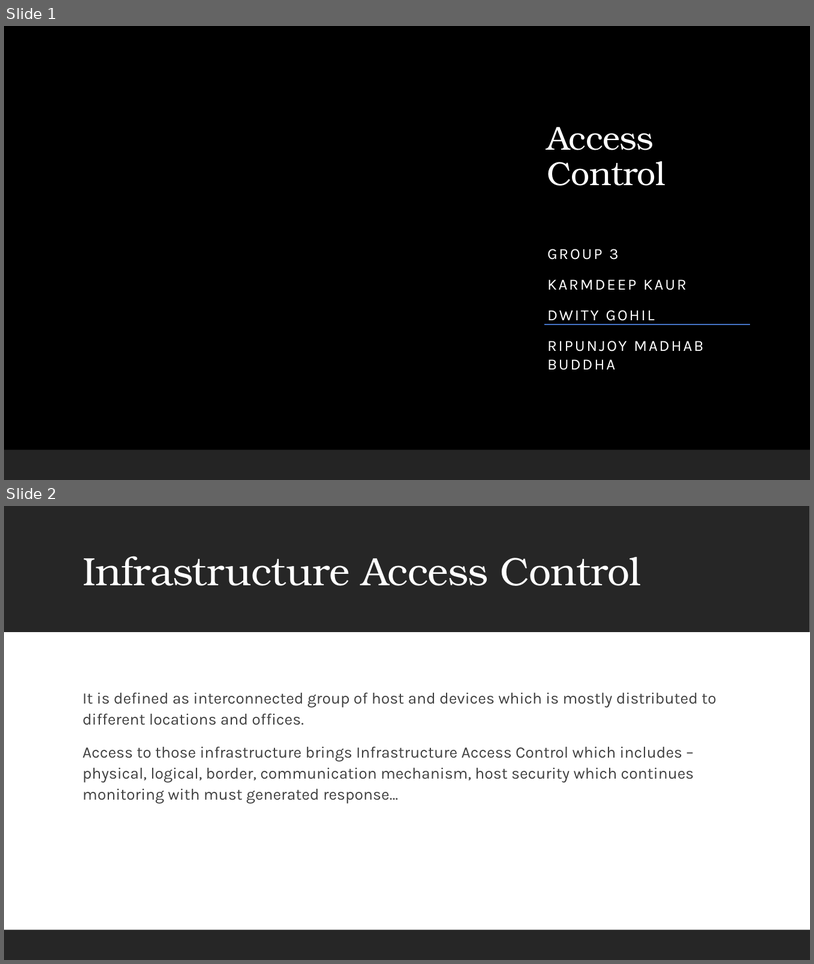
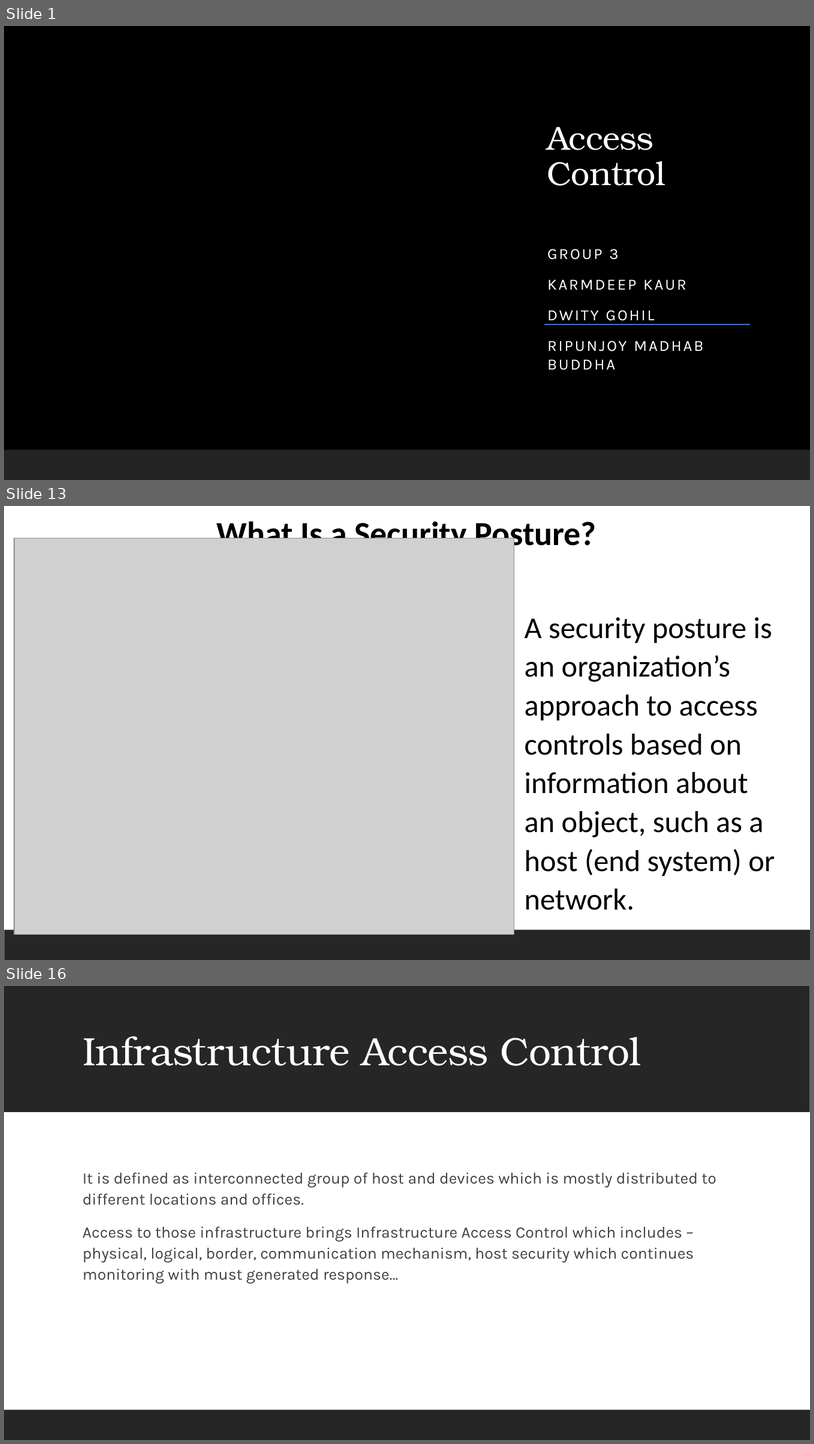
Before and after one commit to ronnie-1947/access-control-ppt, a slide deck: Access Control.pptx. Shown one above the other, each under a label of ours: slides 1 and 2 before the commit, slides 1, 13 and 16 after it; the slides between them are not shown. The pictures are 814x964 and 814x1444 pixels, drawn with LibreOffice and Linux fonts; fonts in the diff are those of the drawing; grey boxes stand for pictures; background and template pictures are left out. Boxes give left, top, right and bottom in pixels: in the first picture for what was removed or moved away, otherwise in the second. Text is boxed around its words. In the diff, an @@ line names an element or a change of style, - is before the commit and + after.

Commit message:
<access contol addited>

```diff
--- a/Access Control.pptx
+++ b/Access Control.pptx
@@ slide 13 added at box(4, 506, 810, 960), background #FFFFFF; not listed: 1 template element that a slide beside it also shows @@
@@ text added at box(217, 517, 596, 553), 40 pt, text #000000, bold @@
+What Is a Security Posture?
@@ picture added at box(14, 538, 515, 934) @@
@@ text added at box(525, 617, 775, 910), 36 pt, text #000000 @@
+A security posture is an organization’s approach to access controls based on information about an object, such as a host (end system) or network.
@@ what was slide 2 is now slide 16 @@
```
Also in this commit, not shown: 13 other slides added.
